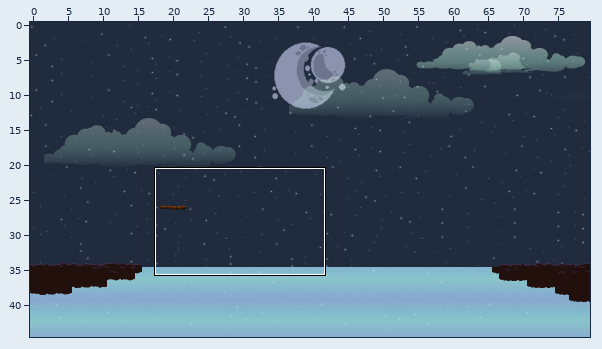
Two states of a Tiled map, map/lakeMap.tmx. The first picture is a wide view before the edit; the outline marks the close-up.
Close-up. Old version:
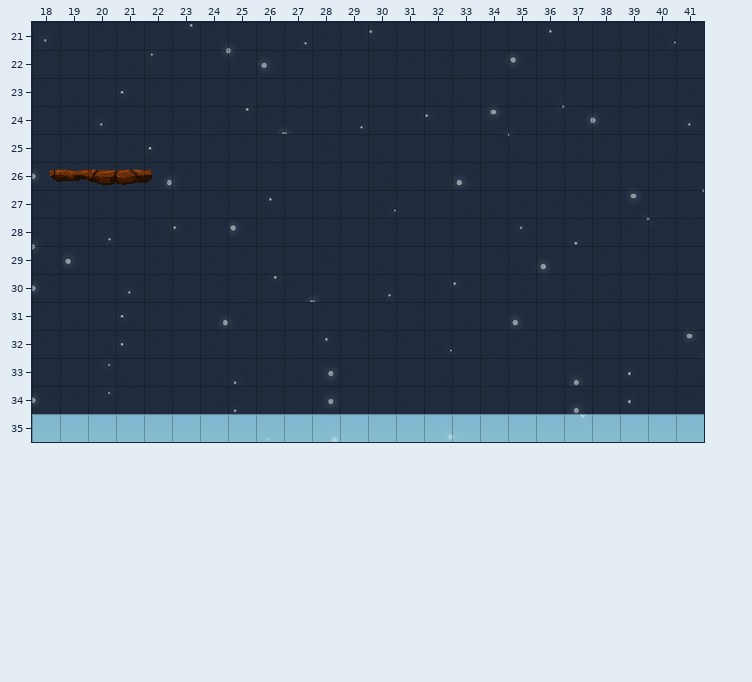
Cells are 37x37 px. Shown: x 18..41, y 21..35. The commit also changed other parts of the map, which this record leaves out.
New version:
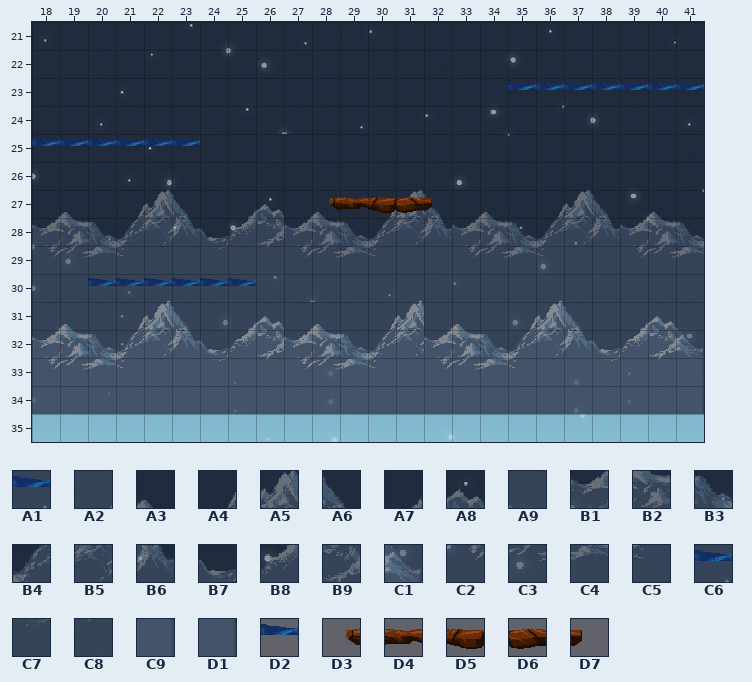
Key: from "rivertiles": A1 249, A2 339, A3 340, A4 342, A5 343, A6 344, A7 346, A8 347, A9 348, B1 433, B2 434, B3 435, B4 436, B5 437, B6 438, B7 439, B8 440, B9 441, C1 442, C2 527, C3 528, C4 529, C5 530, C6 531, C7 533, C8 535, C9 536, D1 630, D2 1471, D3 2132, D4 2133, D5 2134, D6 2135, D7 2136.
__ is an empty cell, .. an unchanged one.
Tiles of an added or newly shown layer are drawn over the layers below it.
See-through tiles are keyed as they look on the map.
Edits made:
--- layer "Слой тайлов 9" (added)
@@ x 18..41 @@
-27 .. __ .. __ __ __ .. __ __ .. __ .. __ __ __ .. __ .. __ __ __ .. __ ..
-28 __ __ __ __ __ __ __ __ __ __ __ __ __ __ __ __ __ __ __ __ __ __ __ __
-29 __ __ __ __ __ __ __ __ __ __ __ __ __ __ __ __ __ __ __ __ __ __ __ __
-30 __ __ __ __ __ __ __ __ __ __ __ __ __ __ __ __ __ __ __ __ __ __ __ __
-31 __ __ __ __ __ __ __ __ __ __ __ __ __ __ __ __ __ __ __ __ __ __ __ __
-32 __ __ __ __ __ __ __ __ __ __ __ __ __ __ __ __ __ __ __ __ __ __ __ __
-33 __ __ __ __ __ __ __ __ __ __ __ __ __ __ __ __ __ __ __ __ __ __ __ __
-34 __ __ __ __ __ __ __ __ __ __ __ __ __ __ __ __ __ __ __ __ __ __ __ __
+27 .. A3 .. A4 A5 A6 .. A7 A8 .. A3 .. A4 A5 A6 .. A3 .. A4 A5 A6 .. A3 ..
+28 B1 B2 B3 B4 B5 B6 B7 B8 B9 B1 B2 B3 B4 B5 B6 B1 B2 B3 B4 B5 B6 B1 B2 B3
+29 C2 C3 C4 C5 C6 C6 C7 C6 C8 C2 C3 C4 C5 C6 C6 C2 C3 C4 C5 C6 C6 C2 C3 C4
+30 C6 C6 C6 C6 C6 C6 C6 C6 C6 C6 C6 C6 C6 C6 C6 C6 C6 C6 C6 C6 C6 C6 C6 C6
+31 C6 C6 C6 C6 C6 C6 C6 C6 C6 C6 C6 C6 C6 C6 C6 C6 C6 C6 C6 C6 C6 C6 C6 C6
+32 C6 C6 C6 C6 C6 C6 C6 C6 C6 C6 C6 C6 C6 C6 C6 C6 C6 C6 C6 C6 C6 C6 C6 C6
+33 C6 C6 C6 C6 C6 C6 C6 C6 C6 C6 C6 C6 C6 C6 C6 C6 C6 C6 C6 C6 C6 C6 C6 C6
+34 C6 C6 C6 C6 C6 C6 C6 C6 C6 C6 C6 C6 C6 C6 C6 C6 C6 C6 C6 C6 C6 C6 C6 C6
--- layer "Слой тайлов 10" (added)
@@ x 18..41 @@
-30 .. .. .. .. __ .. .. .. .. .. .. .. .. __ .. .. .. .. __ .. .. .. .. ..
-31 __ __ .. __ __ __ .. __ __ __ __ .. __ __ __ __ .. __ __ __ .. __ __ __
-32 __ __ __ __ __ __ __ __ __ __ __ __ __ __ __ __ __ __ __ __ __ __ __ __
-33 __ __ __ __ __ __ __ __ __ __ __ __ __ __ __ __ __ __ __ __ __ __ __ __
-34 __ __ __ __ __ __ __ __ __ __ __ __ __ __ __ __ __ __ __ __ __ __ __ __
+30 .. .. .. .. A1 .. .. .. .. .. .. .. .. A1 .. .. .. .. A1 .. .. .. .. ..
+31 A2 A3 .. A4 A5 A6 .. A7 A8 A2 A3 .. A4 A5 A2 A3 .. A4 A5 A6 .. A7 A8 A9
+32 B1 B2 B3 B4 B5 B6 B7 B8 B9 B1 B2 B3 B4 B5 B1 B2 B3 B4 B5 B6 B7 B8 B9 C1
+33 C2 C3 C4 C5 C6 C6 C7 C6 C8 C2 C3 C4 C5 C6 C2 C3 C4 C5 C6 C6 C7 C6 C8 C9
+34 C6 C6 C6 C6 C6 C6 C6 C6 C6 C6 C6 C6 C6 C6 C6 C6 C6 C6 C6 C6 C6 C6 C6 D1
--- layer "Слой тайлов 5"
@@ x 18..22 @@
-26 D3 D4 D5 D6 D7
+26 __ __ __ __ __
--- layer "Слой тайлов 8" (added)
@@ x 35..41 @@
-23 __ __ __ __ __ __ __
+23 D2 D2 D2 D2 D2 D2 D2
@@ x 18..23 @@
-25 __ __ __ __ __ __
+25 D2 D2 D2 D2 D2 D2
@@ x 28..32 @@
-27 __ __ __ __ __
+27 D3 D4 D5 D6 D7
@@ x 20..25 @@
-30 __ __ __ __ __ __
+30 D2 D2 D2 D2 D2 D2
Pixel boxes of the changes (left, top, right, bottom) in both close-ups:
added: (508, 82, 704, 90)
changed: (32, 138, 704, 414)
